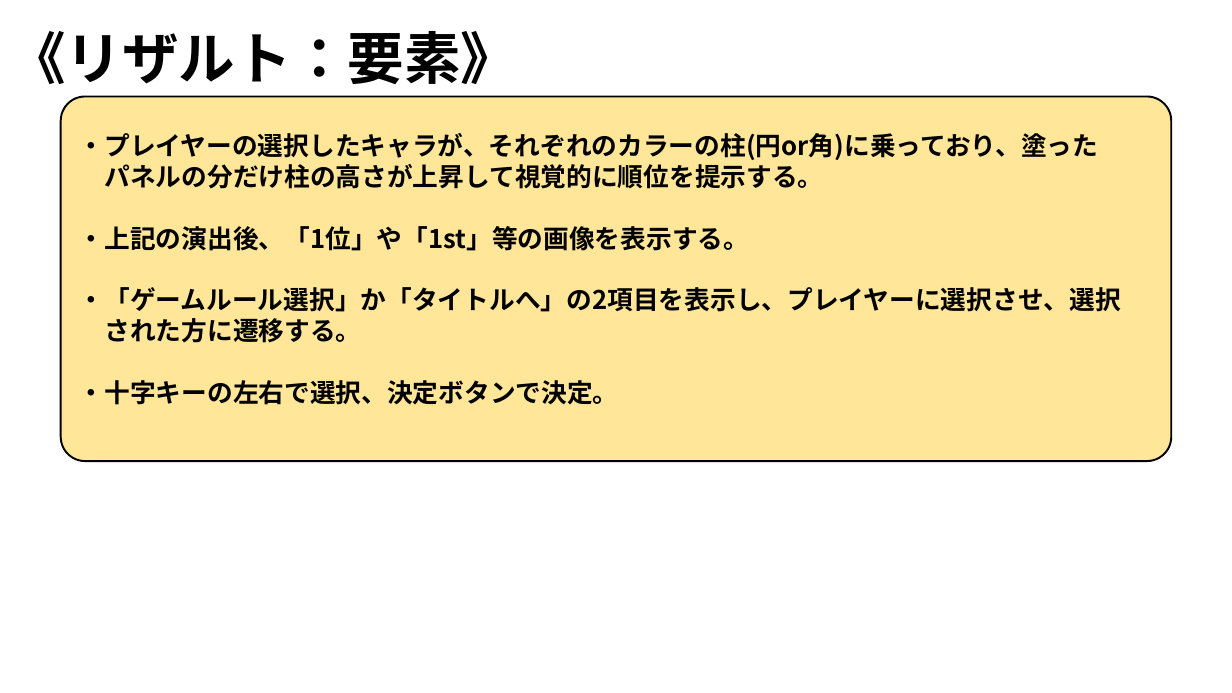
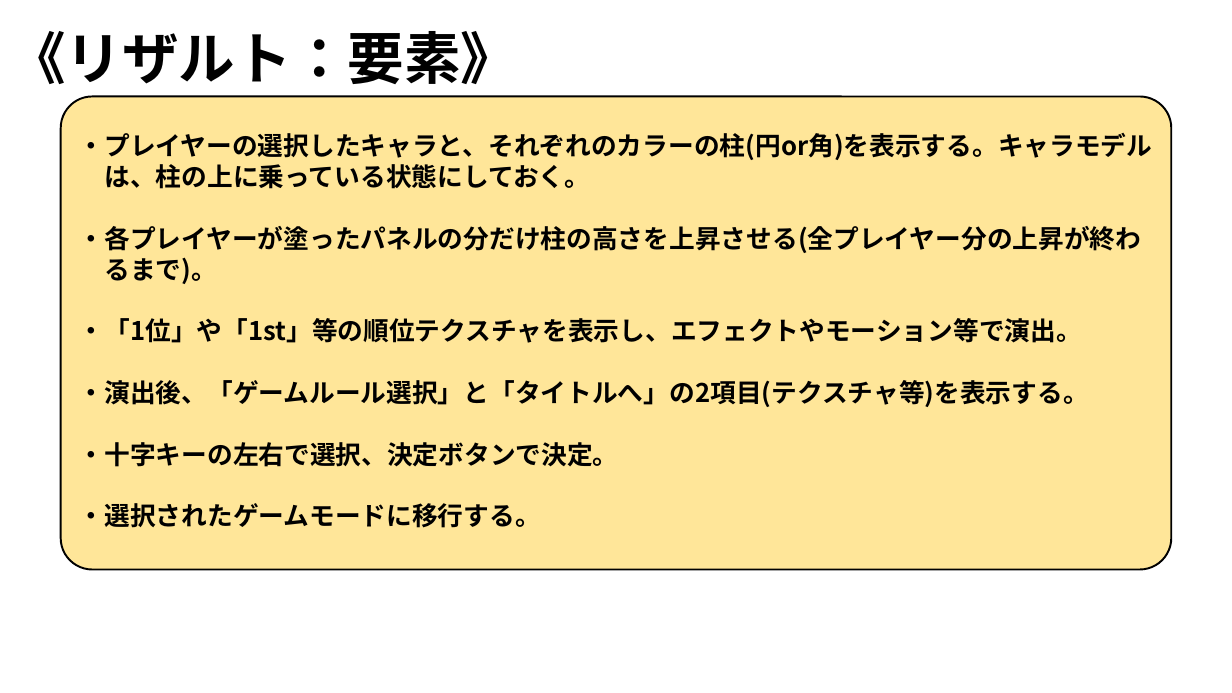
Before and after one commit to ARITA-MEIGEN/C-Team001, a slide deck: slide 23 of data/GS3_チーム2_仕様書.pptx. Drawn at 1232x693 pixels with LibreOffice and Linux fonts; fonts in the diff are those of the drawing; background and template pictures are left out. Boxes give left, top, right and bottom in pixels: in the first picture for what was removed or moved away, otherwise in the second. Text is boxed around its words. In the diff, an @@ line names an element or a change of style, - is before the commit and + after.

```diff
--- a/data/GS3_チーム2_仕様書.pptx
+++ b/data/GS3_チーム2_仕様書.pptx
@@ rounded rectangle: place and size @@
-rounded rectangle at box(61, 96, 1172, 461)
+rounded rectangle at box(61, 96, 1172, 569)
@@ text at box(79, 133, 1153, 407): text changed @@
-・プレイヤーの選択したキャラが、それぞれのカラーの柱(円or角)に乗っており、塗った
-パネルの分だけ柱の高さが上昇して視覚的に順位を提示する。
-・上記の演出後、「1位」や「1st」等の画像を表示する。
-・「ゲームルール選択」か「タイトルへ」の2項目を表示し、プレイヤーに選択させ、選択
-された方に遷移する。
+・プレイヤーの選択したキャラと、それぞれのカラーの柱(円or角)を表示する。キャラモデル
+は、柱の上に乗っている状態にしておく。
+・各プレイヤーが塗ったパネルの分だけ柱の高さを上昇させる(全プレイヤー分の上昇が終わ
+るまで)。
+・「1位」や「1st」等の順位テクスチャを表示し、エフェクトやモーション等で演出。
+・演出後、「ゲームルール選択」と「タイトルへ」の2項目(テクスチャ等)を表示する。
@@ text at box(79, 503, 541, 528): paragraph added @@
+・選択されたゲームモードに移行する。
```
Also in this commit, not shown: 14 other slides changed.
